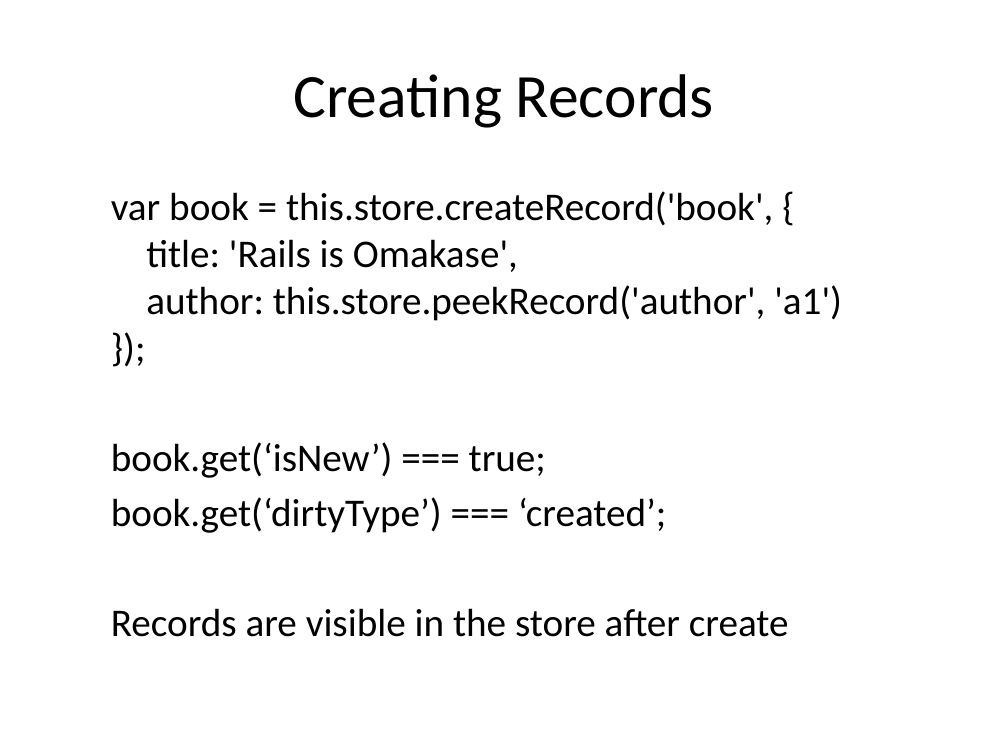
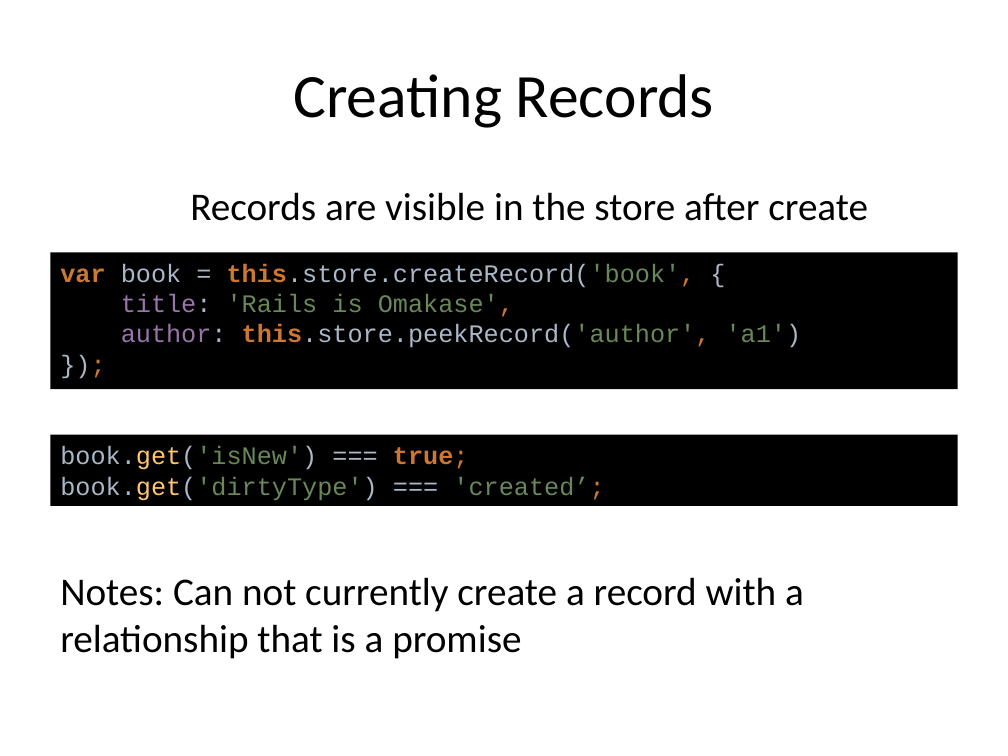
Before and after one commit to cah-brian-gantzler/ember-data-demo1, a slide deck: slide 29 of ember-data-demo1.pptx. Drawn at 1008x756 pixels with LibreOffice and Linux fonts; fonts in the diff are those of the drawing. Boxes give left, top, right and bottom in pixels: in the first picture for what was removed or moved away, otherwise in the second. Text is boxed around its words. In the diff, an @@ line names an element or a change of style, - is before the commit and + after.

```diff
--- a/ember-data-demo1.pptx
+++ b/ember-data-demo1.pptx
@@ text "Records are visible in the ..." at box(190, 192, 868, 221): alignment left to centre @@
@@ text at box(111, 191, 842, 533): paragraphs removed @@
-  var book = this.store.createRecord('book', {
-  title: 'Rails is Omakase',
-  author: this.store.peekRecord('author', 'a1')
-  });
-  book.get(‘isNew’) === true;
-  book.get(‘dirtyType’) === ‘created’;
@@ rectangle added at box(50, 252, 958, 389), fill #000000, 18 pt, text #A9B7C6 @@
+var book = this.store.createRecord('book', {
+title: 'Rails is Omakase',
+author: this.store.peekRecord('author', 'a1')
+});
@@ rectangle added at box(50, 434, 958, 506), fill #000000, 18 pt, text #6A8759 @@
+book.get('isNew') === true;
+book.get('dirtyType') === 'created’;
@@ text added at box(60, 577, 804, 659), 28 pt, text #000000 @@
+Notes: Can not currently create a record with a relationship that is a promise
```
Also in this commit, not shown: 20 other slides changed, 8 slides added, 9 slides removed, 10 other files.
